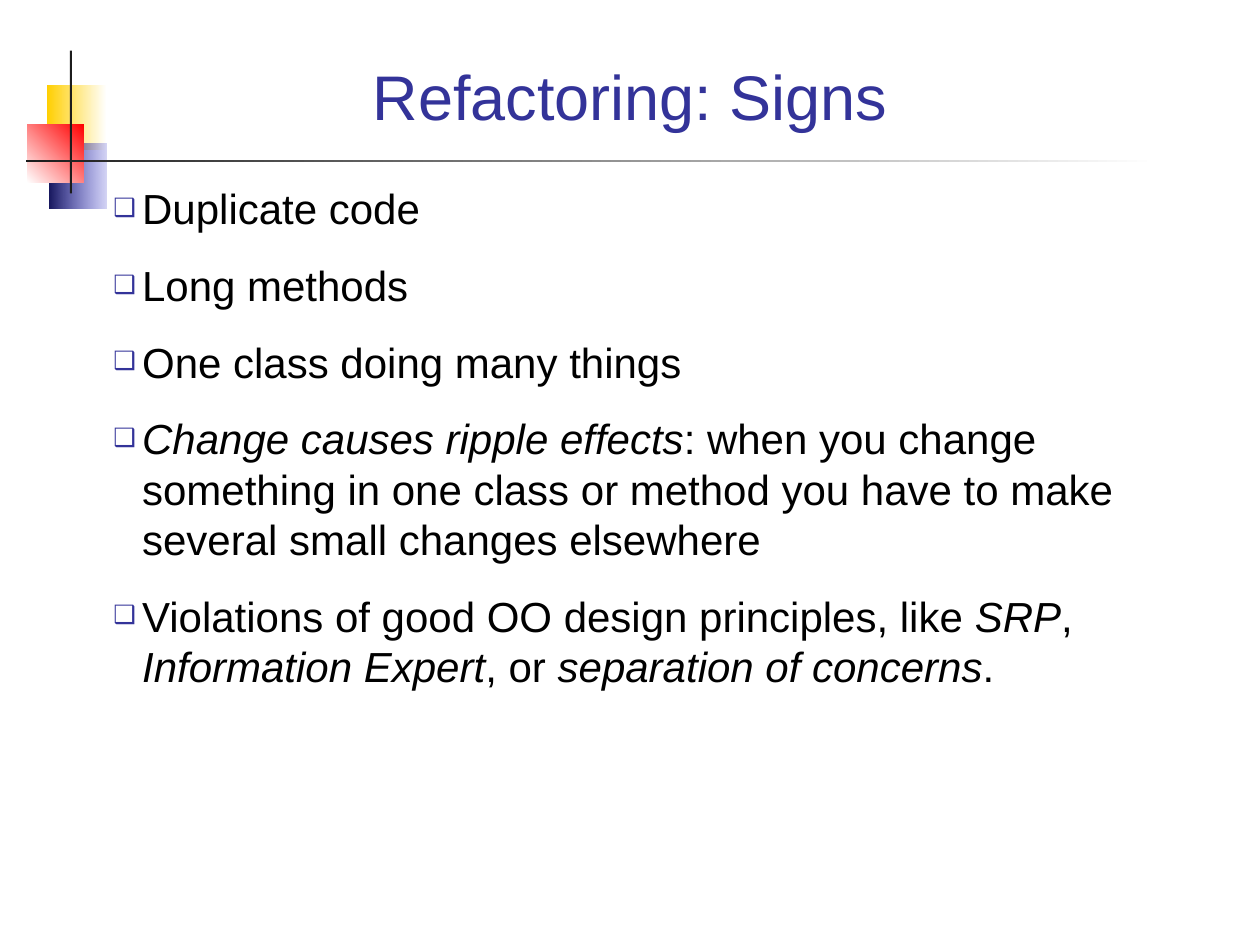
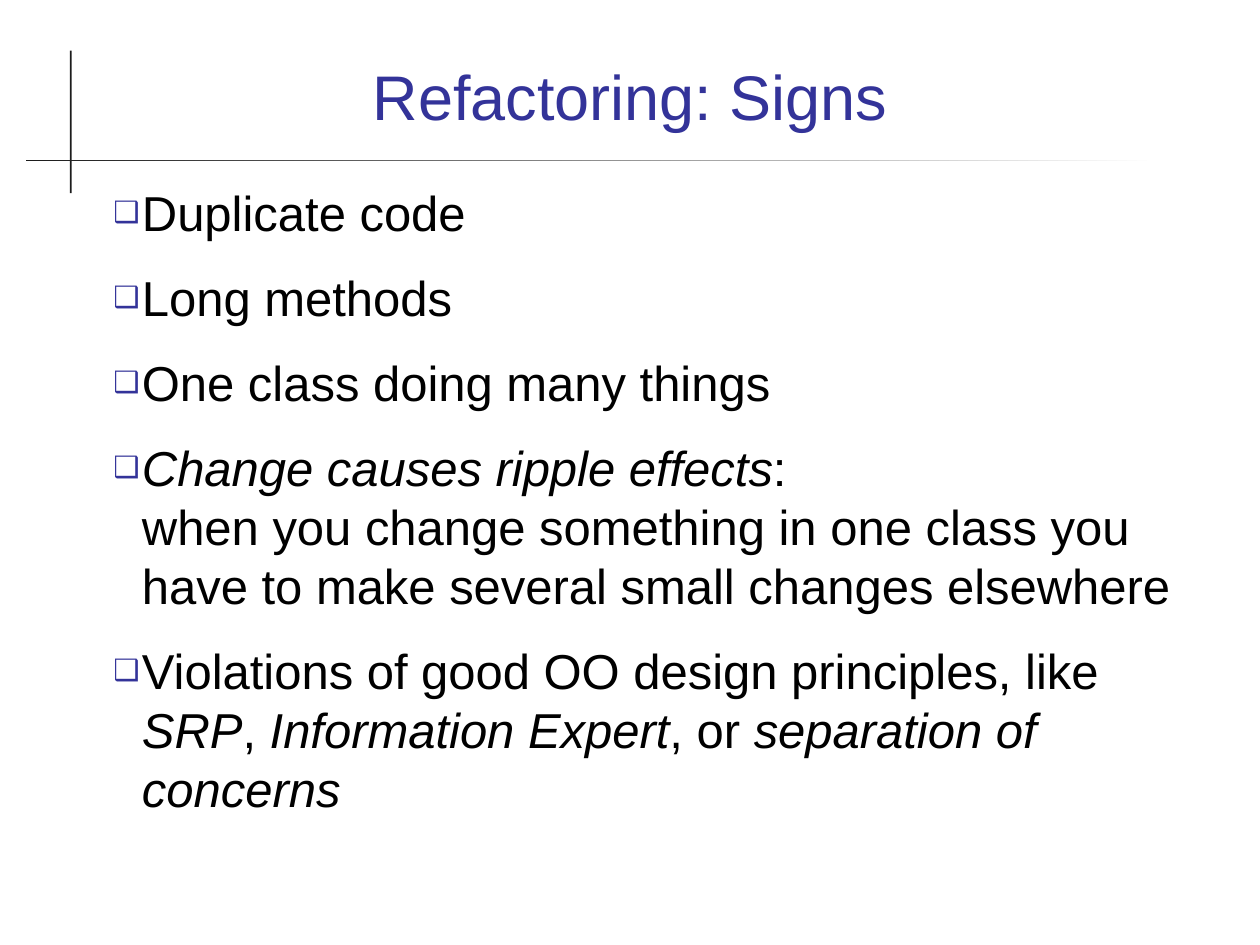
Before and after one commit to cpske/ISP, a slide deck: slide 8 of refactoring/Refactoring.ppt (slide 9 before the commit). Drawn at 1260x945 pixels with LibreOffice and Linux fonts; fonts in the diff are those of the drawing. Boxes give left, top, right and bottom in pixels: in the first picture for what was removed or moved away, otherwise in the second. Text is boxed around its words. In the diff, an @@ line names an element or a change of style, - is before the commit and + after.

Commit message:
update refactoring slides, minor change in agile assignment

```diff
--- a/refactoring/Refactoring.ppt
+++ b/refactoring/Refactoring.ppt
@@ rectangle removed at bbox=[47, 84, 106, 150] @@
@@ rectangle removed at bbox=[28, 125, 84, 183] @@
@@ rectangle removed at bbox=[49, 144, 106, 209] @@
@@ text at bbox=[142, 195, 771, 411]: size 24 to 28 pt in "Duplicate code", "Long methods", "One class doing many things" @@
@@ text at bbox=[142, 450, 1170, 808]: text changed; size 24 to 28 pt @@
-❑ Change causes ripple effects: when you change something in one class or method you have to make several small changes elsewhere
-❑ Violations of good OO design principles, like SRP, Information Expert, or separation of concerns.
+❑ Change causes ripple effects:
+  when you change something in one class you have to make several small changes elsewhere
+❑ Violations of good OO design principles, like SRP, Information Expert, or separation of concerns
```
Also in this commit, not shown: 27 other slides changed, 9 other files.
